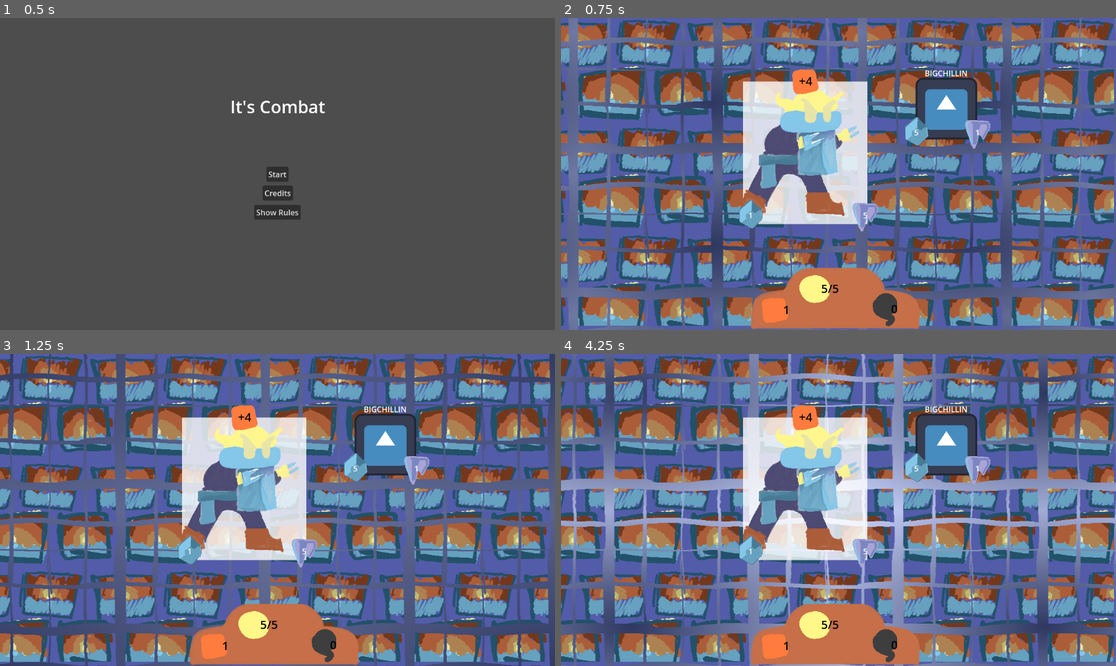
Above: before the commit, frames 1-4 (two rows, left to right).
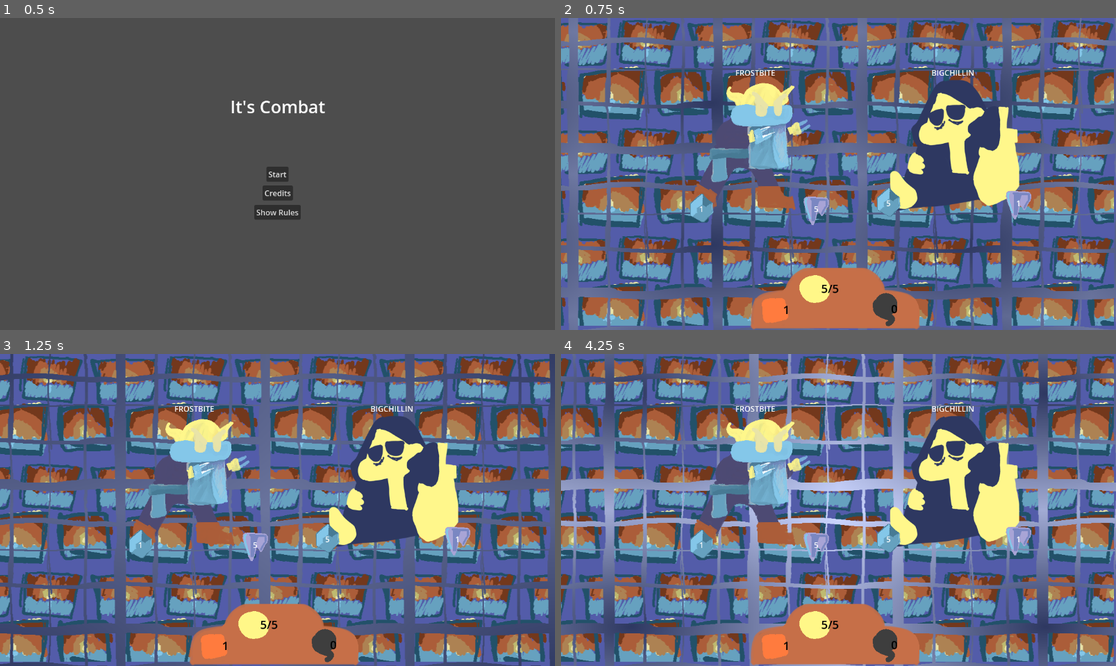
Above: after the commit, the same moments.

Repository: alex-mike-mark-again/godot-combat
Game: Godot game, scene res://main_menu.tscn
Same seed, same stepped clock (60 frames per second), same inputs: the game is played once before the commit and once after it. The engine's default icon, where the game draws it, is replaced by a stand-in: a white triangle on a blue panel in a dark square.
Inputs (mouse positions are in pixels of both pictures, inside the frame that each line leads up to):
- Up to frame 1 (0.5 s): no input
- Up to frame 2 (0.75 s): click "Start" at 0.5 s
- Up to frame 3 (1.25 s): no input
- Up to frame 4 (4.25 s): click (949, 444) at 1.27 s; click (949, 444) at 2.02 s; click (949, 435) at 2.77 s; click "Retry from start" at 3.5 s

Frame 1 is identical in both runs. In frame 2, 19% of the frame differs, in the area x 23-85%, y 16-69%; in frame 3, 19%; in frame 4, 19%.

Commit message:
add bigchillin image

Diff:
--- a/enemies/bear.tscn
+++ b/enemies/bear.tscn
@@ -9,11 +9,11 @@
 atk = 2
 maxHp = 12
 
-[node name="Labels" parent="." index="1"]
-offset_right = 340.0
-offset_bottom = 231.0
-
-[node name="Selector" parent="." index="2"]
+[node name="Selector" parent="." index="1"]
 offset_right = 340.0
 offset_bottom = 251.0
 icon = ExtResource("2_efbue")
+
+[node name="Labels" parent="." index="2"]
+offset_right = 340.0
+offset_bottom = 231.0
--- a/enemies/cloud.tscn
+++ b/enemies/cloud.tscn
@@ -7,11 +7,11 @@
 buff_atk = 5
 maxHp = 3
 
-[node name="Labels" parent="." index="1"]
-offset_right = 497.0
-offset_bottom = 240.0
-
-[node name="Selector" parent="." index="2"]
+[node name="Selector" parent="." index="1"]
 offset_right = 497.0
 offset_bottom = 260.0
 icon = ExtResource("2_d2gfc")
+
+[node name="Labels" parent="." index="2"]
+offset_right = 497.0
+offset_bottom = 240.0
--- a/troops/stage1b.tscn
+++ b/troops/stage1b.tscn
@@ -8,6 +8,7 @@
 [ext_resource type="Texture2D" uid="uid://crsqdtsyoglrl" path="res://sprites/bg_windows.png" id="4_eynfx"]
 [ext_resource type="Shader" path="res://test_scenes/circle_thang.gdshader" id="5_j0fj3"]
 [ext_resource type="Texture2D" uid="uid://rcjoqrya5n1s" path="res://sprites/goblin_frostbite.png" id="7_fitlv"]
+[ext_resource type="Texture2D" uid="uid://cbyh1puwuwbbm" path="res://sprites/goblin_miserable.png" id="8_yhova"]
 
 [sub_resource type="ShaderMaterial" id="ShaderMaterial_s1o2r"]
 resource_local_to_scene = true
@@ -51,20 +52,25 @@
 [node name="enemies" type="Node" parent="."]
 
 [node name="BIGCHILLIN" parent="enemies" instance=ExtResource("2_lx3o8")]
-offset_left = 733.0
-offset_top = 120.0
-offset_right = 733.0
-offset_bottom = 120.0
+offset_left = 675.0
+offset_top = 119.0
+offset_right = 675.0
+offset_bottom = 119.0
 buff_hp = 6
 buff_max_hp = 5
 atk = 1
 maxHp = 5
 
+[node name="Selector" parent="enemies/BIGCHILLIN" index="1"]
+offset_right = 279.0
+offset_bottom = 284.0
+icon = ExtResource("8_yhova")
+
 [node name="FROSTBITE" parent="enemies" instance=ExtResource("2_lx3o8")]
-offset_left = 378.0
-offset_top = 132.0
-offset_right = 378.0
-offset_bottom = 132.0
+offset_left = 276.0
+offset_top = 119.0
+offset_right = 276.0
+offset_bottom = 119.0
 buff_atk = 4
 atk = 5
 
@@ -78,4 +84,5 @@
 offset_left = 0.0
 offset_right = 51.0
 
+[editable path="enemies/BIGCHILLIN"]
 [editable path="enemies/FROSTBITE"]
Binary file added: sprites/goblin_miserable.png
Not shown, added: sprites/goblin_miserable.png.import
Not shown: 1 places in troops/stage1b.tscn that only renumber resources
